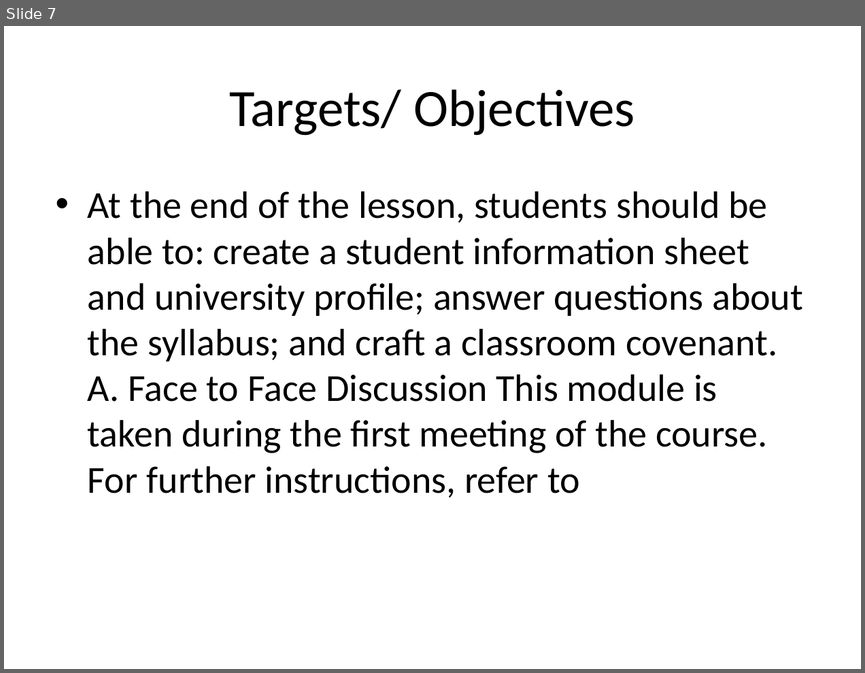
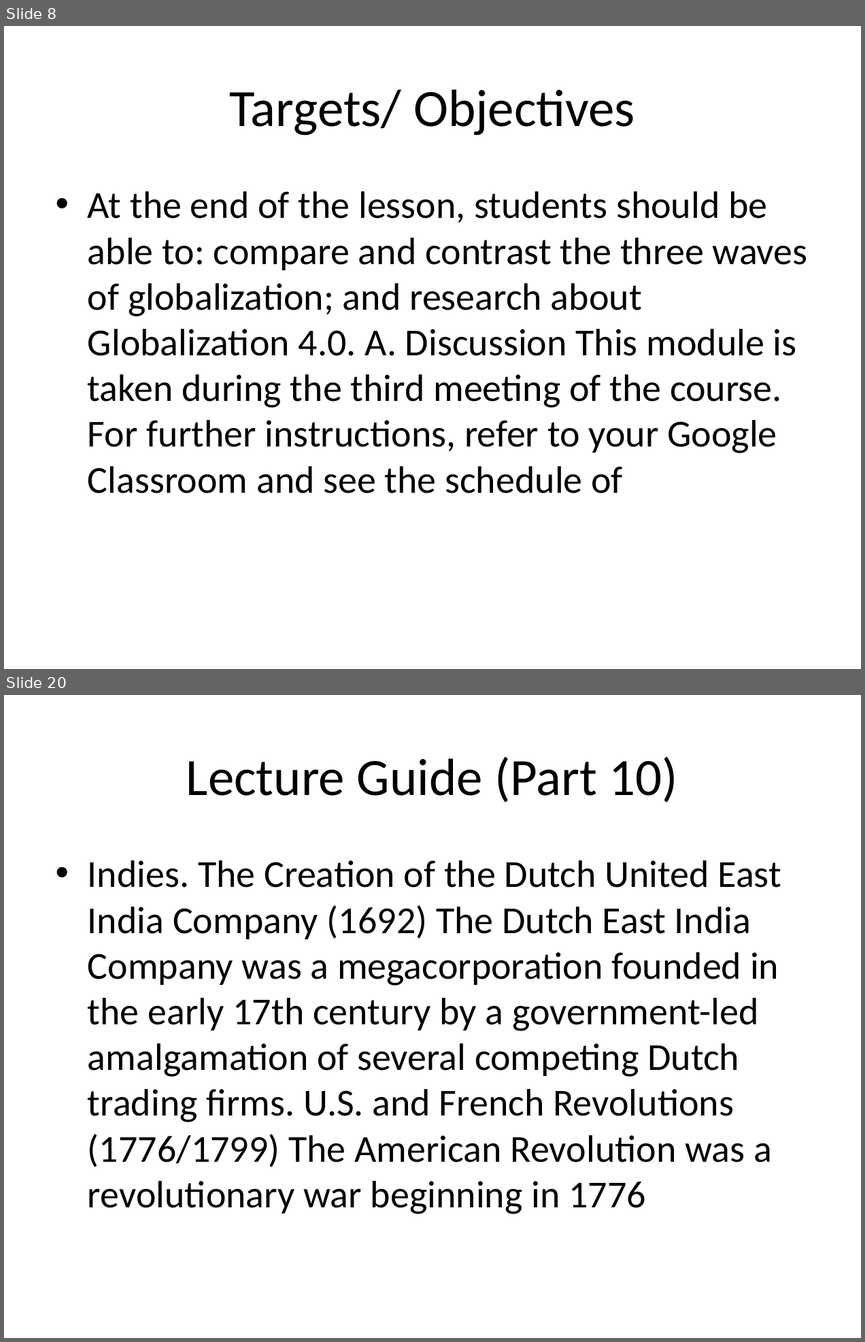
Before and after one commit to ReiJ0J0/PresentFlow_UI, a slide deck: generated/generated_presentation.pptx. Shown one above the other, each under a label of ours: slide 7 before the commit, slides 8 and 20 after it; the slides between them are not shown. The pictures are 865x673 and 865x1342 pixels, drawn with LibreOffice and Linux fonts; fonts in the diff are those of the drawing. Boxes give left, top, right and bottom in pixels: in the first picture for what was removed or moved away, otherwise in the second. Text is boxed around its words. In the diff, an @@ line names an element or a change of style, - is before the commit and + after.

```diff
--- a/generated/generated_presentation.pptx
+++ b/generated/generated_presentation.pptx
@@ slide 20 added at bbox=[4, 695, 861, 1338], background #FFFFFF @@
@@ title added at bbox=[186, 757, 678, 802], 44 pt, text #000000 @@
+Lecture Guide (Part 10)
@@ text added at bbox=[88, 860, 781, 1214], 32 pt, text #000000 @@
+• Indies. The Creation of the Dutch United East India Company (1692) The Dutch East India Company was a megacorporation founded in the early 17th century by a government-led amalgamation of several competing Dutch trading firms. U.S. and French Revolutions (1776/1799) The American Revolution was a revolutionary war beginning in 1776
@@ what was slide 7 is now slide 8 @@
@@ slide 8 changed as well @@
@@ text at bbox=[88, 191, 808, 493]: text changed @@
-• At the end of the lesson, students should be able to: create a student information sheet and university profile; answer questions about the syllabus; and craft a classroom covenant. A. Face to Face Discussion This module is taken during the first meeting of the course. For further instructions, refer to
+• At the end of the lesson, students should be able to: compare and contrast the three waves of globalization; and research about Globalization 4.0. A. Discussion This module is taken during the third meeting of the course. For further instructions, refer to your Google Classroom and see the schedule of
```
Also in this commit, not shown: 11 other slides changed, 38 other slides added, 38 slides removed, 4 other files.
